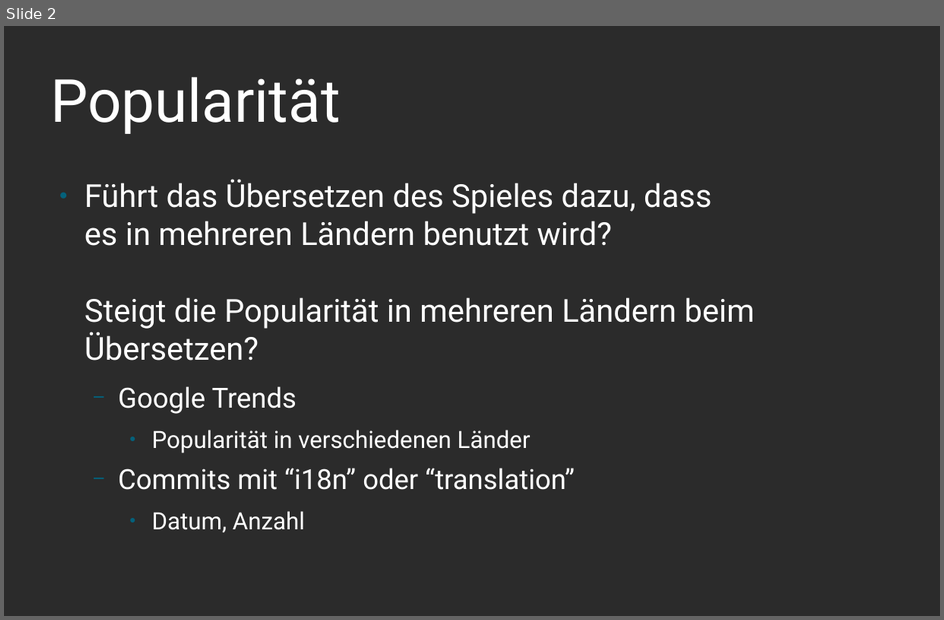
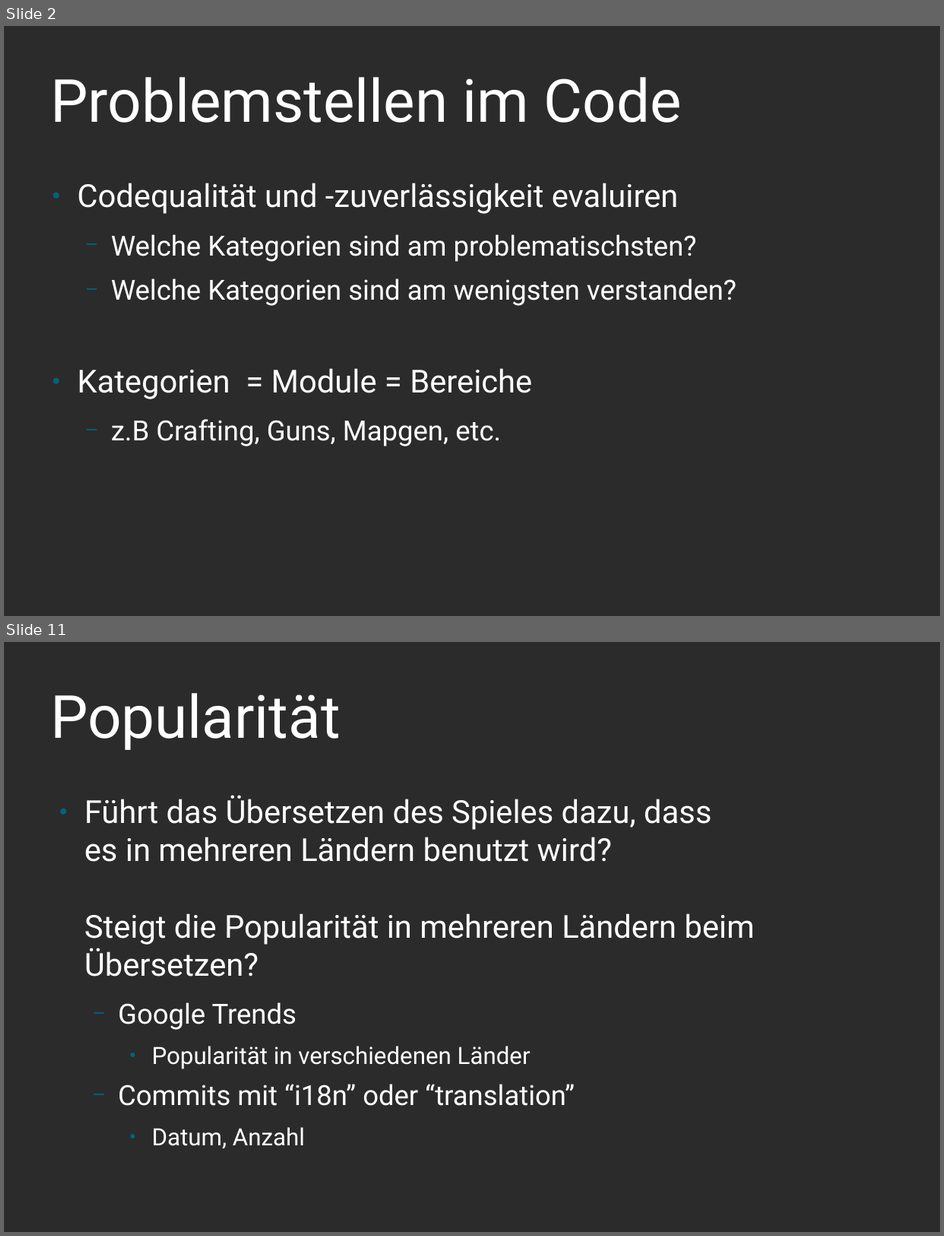
Before and after one commit to BoyanH/SoftwareProcesses17-18, a slide deck: Homework10/results_presentation.odp. Shown one above the other, each under a label of ours: slide 2 before the commit, slides 2 and 11 after it; the slides between them are not shown. The pictures are 944x620 and 944x1236 pixels, drawn with LibreOffice and Linux fonts; fonts in the diff are those of the drawing; background and template pictures are left out; a plain dark background stands for a picture behind light text. Boxes give left, top, right and bottom in pixels: in the first picture for what was removed or moved away, otherwise in the second. Text is boxed around its words. In the diff, an @@ line names an element or a change of style, - is before the commit and + after.

```diff
--- a/Homework10/results_presentation.odp
+++ b/Homework10/results_presentation.odp
@@ slide 2 added at bbox=[4, 26, 940, 616], background picture (left out) @@
@@ title added at bbox=[51, 77, 682, 123], 60 pt, text #FFFFFF @@
+Problemstellen im Code
@@ text added at bbox=[77, 183, 737, 446], 28 pt, text #FFFFFF @@
+● Codequalität und -zuverlässigkeit evaluiren
+  − Welche Kategorien sind am problematischsten?
+  − Welche Kategorien sind am wenigsten verstanden?
+● Kategorien = Module = Bereiche
+  − z.B Crafting, Guns, Mapgen, etc.
@@ what was slide 2 is now slide 11 @@
```
Also in this commit, not shown: 1 slide changed, 8 other slides added.
